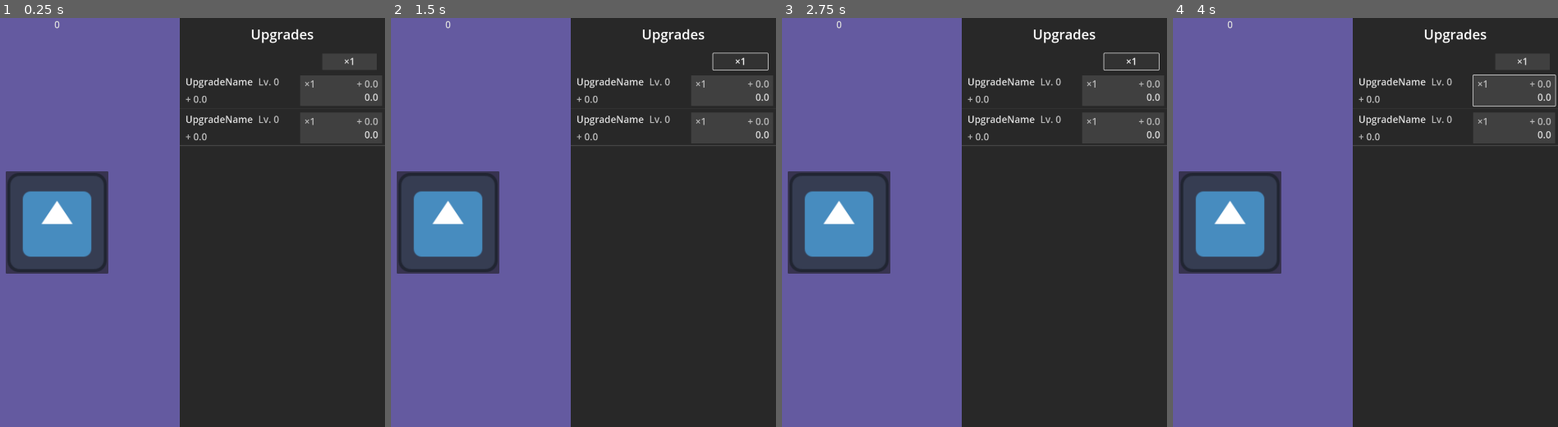
Above: before the commit, frames 1-4 (left to right).
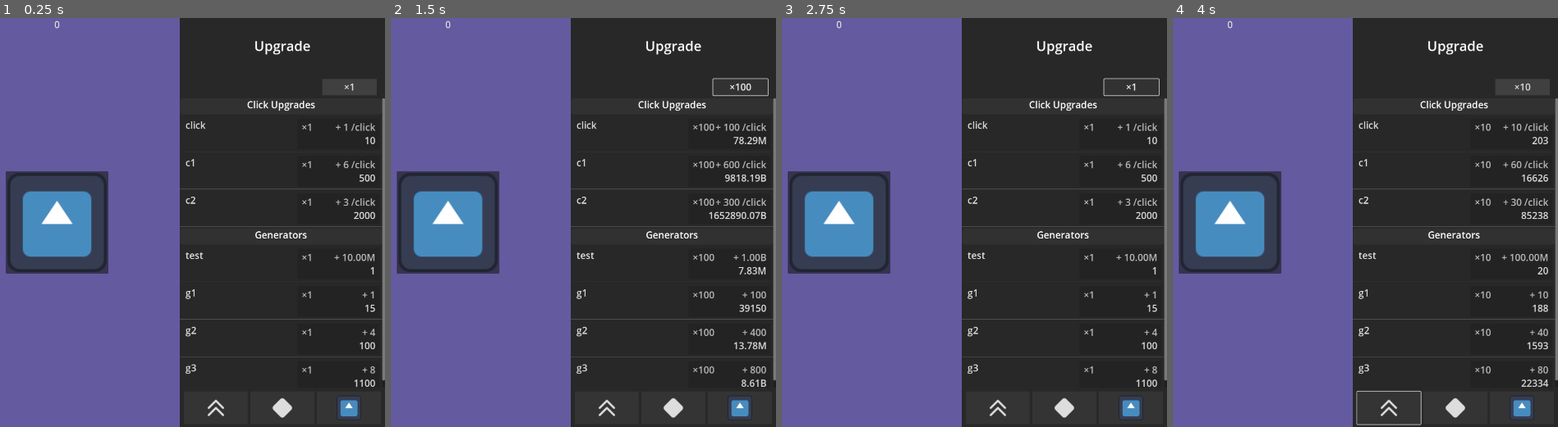
Above: after the commit, the same moments.

Repository: rwajm/godot-clicker
Game: Godot game, scene res://scenes/main.tscn
The game is run twice, just before and just after one commit, with the same random seed, the same clock (stepped at 60 frames per second) and the same inputs. The engine's default icon, where the game draws it, is replaced by a stand-in: a white triangle on a blue panel in a dark square.
Inputs (mouse positions are in pixels of both pictures, inside the frame that each line leads up to):
- Up to frame 1 (0.25 s): no input
- Up to frame 2 (1.5 s): click "×1" at 0.5 s; click "×1" (after the commit: "×10") at 1.25 s
- Up to frame 3 (2.75 s): click "×1" (after the commit: "×100") at 2 s
- Up to frame 4 (4 s): click (1515, 91) at 2.77 s; click (1388, 406) at 3.52 s

The runs differ from the first frame. In frame 1, 5.1% of the frame differs, in the area x 46-100%, y 2-99%; in frame 2, 5.9%; in frame 3, 5.3%; in frame 4, 5.6%.
Error before the commit: Invalid access to property or key 'pressed' on a base object of type 'null instance'. (res://scripts/ui/main.gd:17)

Commit message:
sidemenu 탭 구현을 위한 메뉴 씬 파일 분리
UpgradePanel(->SideMenu) 구조 변경
: UpgradeTitle(->Title) label을 제외한 나머지 내부 요소를 별개 씬으로 분리
탭 버튼 텍스처 에셋 추가

Diff:
--- /dev/null
+++ b/assets/generator.svg
@@ -0,0 +1,3 @@
+<svg xmlns="http://www.w3.org/2000/svg" width="60px" height="60px" viewBox="0 0 20 20">
+<g transform="translate(2, 2)"><path fill="#dddddd" d="M6.407.753L.75 6.409a2.25 2.25 0 000 3.182l5.657 5.657a2.25 2.25 0 003.182 0l5.657-5.657a2.25 2.25 0 000-3.182L9.589.753a2.25 2.25 0 00-3.182 0z" /></g>
+</svg>
--- /dev/null
+++ b/assets/upgrade.svg
@@ -0,0 +1,3 @@
+<svg xmlns="http://www.w3.org/2000/svg" width="60px" height="60px" viewBox="0 0 24 24">
+<g><path fill-rule="evenodd" clip-rule="evenodd" d="M12.7071 4.29289C12.5196 4.10536 12.2652 4 12 4C11.7348 4 11.4804 4.10536 11.2929 4.29289L4.29289 11.2929C3.90237 11.6834 3.90237 12.3166 4.29289 12.7071C4.68342 13.0976 5.31658 13.0976 5.70711 12.7071L12 6.41421L18.2929 12.7071C18.6834 13.0976 19.3166 13.0976 19.7071 12.7071C20.0976 12.3166 20.0976 11.6834 19.7071 11.2929L12.7071 4.29289ZM12.7071 11.2929C12.5196 11.1054 12.2652 11 12 11C11.7348 11 11.4804 11.1054 11.2929 11.2929L4.29289 18.2929C3.90237 18.6834 3.90237 19.3166 4.29289 19.7071C4.68342 20.0976 5.31658 20.0976 5.70711 19.7071L12 13.4142L18.2929 19.7071C18.6834 20.0976 19.3166 20.0976 19.7071 19.7071C20.0976 19.3166 20.0976 18.6834 19.7071 18.2929L12.7071 11.2929Z" fill="#dddddd"/></g>
+</svg>
--- a/scenes/main.tscn
+++ b/scenes/main.tscn
@@ -1,9 +1,27 @@
-[gd_scene load_steps=5 format=3 uid="uid://cqxtc6fkyicnd"]
+[gd_scene load_steps=14 format=3 uid="uid://cqxtc6fkyicnd"]
 
 [ext_resource type="PackedScene" uid="uid://bcdj31cplynon" path="res://scenes/clicker_button.tscn" id="1_o5qli"]
 [ext_resource type="Script" uid="uid://dqniknguuup5k" path="res://scripts/ui/main.gd" id="1_tbgi4"]
 [ext_resource type="LabelSettings" uid="uid://b64bdumv2qjo3" path="res://assets/label_settings_title.tres" id="2_sugp2"]
-[ext_resource type="PackedScene" uid="uid://ggpc7opdy8l6" path="res://scenes/side_menu.tscn" id="4_jyhfs"]
+[ext_resource type="PackedScene" uid="uid://ggpc7opdy8l6" path="res://scenes/sidemenu_generator.tscn" id="4_jyhfs"]
+[ext_resource type="StyleBox" uid="uid://cb6vdwcly8a7y" path="res://assets/style_box_flat_panel.tres" id="4_tefeu"]
+[ext_resource type="Texture2D" uid="uid://b7ks2sc0w81nh" path="res://icon.svg" id="6_tefeu"]
+[ext_resource type="Texture2D" uid="uid://c38pvrqw2snmq" path="res://assets/upgrade.svg" id="6_tipki"]
+[ext_resource type="Texture2D" uid="uid://tohgml2gkk1g" path="res://assets/generator.svg" id="7_85g3d"]
+
+[sub_resource type="StyleBoxFlat" id="StyleBoxFlat_choun"]
+content_margin_top = 54.0
+content_margin_bottom = 54.0
+bg_color = Color(0, 0, 0, 0)
+
+[sub_resource type="StyleBoxFlat" id="StyleBoxFlat_ya4ey"]
+bg_color = Color(0.25098, 0.25098, 0.25098, 0.501961)
+
+[sub_resource type="StyleBoxEmpty" id="StyleBoxEmpty_o6xl0"]
+
+[sub_resource type="StyleBoxEmpty" id="StyleBoxEmpty_tipki"]
+
+[sub_resource type="StyleBoxEmpty" id="StyleBoxEmpty_85g3d"]
 
 [node name="Main" type="Control"]
 layout_mode = 3
@@ -52,14 +70,127 @@
 
 [node name="CanvasLayer" type="CanvasLayer" parent="."]
 
-[node name="UpgradePanel" parent="CanvasLayer" instance=ExtResource("4_jyhfs")]
+[node name="SideMenu" type="PanelContainer" parent="CanvasLayer"]
 anchors_preset = 11
 anchor_left = 1.0
-anchor_top = 0.0
 anchor_right = 1.0
 anchor_bottom = 1.0
 offset_left = -600.0
-offset_top = 0.0
-offset_right = 0.0
-offset_bottom = 0.0
 grow_horizontal = 0
+grow_vertical = 2
+theme_override_styles/panel = ExtResource("4_tefeu")
+
+[node name="VBoxContainer" type="VBoxContainer" parent="CanvasLayer/SideMenu"]
+layout_mode = 2
+alignment = 1
+
+[node name="Title" type="Label" parent="CanvasLayer/SideMenu/VBoxContainer"]
+custom_minimum_size = Vector2(0, 120)
+layout_mode = 2
+size_flags_vertical = 1
+theme_override_font_sizes/font_size = 40
+theme_override_styles/normal = SubResource("StyleBoxFlat_choun")
+text = "Upgrade"
+horizontal_alignment = 1
+vertical_alignment = 1
+
+[node name="Menu" type="Control" parent="CanvasLayer/SideMenu/VBoxContainer"]
+layout_mode = 2
+size_flags_vertical = 3
+
+[node name="UpgradeControl" parent="CanvasLayer/SideMenu/VBoxContainer/Menu" instance=ExtResource("4_jyhfs")]
+layout_mode = 2
+anchors_preset = 0
+anchor_left = 0.0
+anchor_top = 0.0
+anchor_right = 0.0
+anchor_bottom = 0.0
+offset_left = 0.0
+offset_top = 4.0
+offset_right = 600.0
+offset_bottom = 917.0
+
+[node name="TabBar" type="MarginContainer" parent="CanvasLayer/SideMenu/VBoxContainer"]
+custom_minimum_size = Vector2(0, 112)
+layout_mode = 2
+size_flags_vertical = 8
+theme_override_constants/margin_left = 12
+theme_override_constants/margin_top = 8
+theme_override_constants/margin_right = 12
+theme_override_constants/margin_bottom = 8
+
+[node name="HBoxContainer" type="HBoxContainer" parent="CanvasLayer/SideMenu/VBoxContainer/TabBar"]
+layout_mode = 2
+theme_override_constants/separation = 8
+
+[node name="UpgradeButton" type="PanelContainer" parent="CanvasLayer/SideMenu/VBoxContainer/TabBar/HBoxContainer"]
+layout_mode = 2
+size_flags_horizontal = 3
+theme_override_styles/panel = SubResource("StyleBoxFlat_ya4ey")
+
+[node name="MarginContainer" type="MarginContainer" parent="CanvasLayer/SideMenu/VBoxContainer/TabBar/HBoxContainer/UpgradeButton"]
+layout_mode = 2
+theme_override_constants/margin_left = 16
+theme_override_constants/margin_top = 12
+theme_override_constants/margin_right = 16
+theme_override_constants/margin_bottom = 12
+
+[node name="TextureRect" type="TextureRect" parent="CanvasLayer/SideMenu/VBoxContainer/TabBar/HBoxContainer/UpgradeButton/MarginContainer"]
+layout_mode = 2
+texture = ExtResource("6_tipki")
+expand_mode = 1
+stretch_mode = 5
+
+[node name="Button" type="Button" parent="CanvasLayer/SideMenu/VBoxContainer/TabBar/HBoxContainer/UpgradeButton"]
+layout_mode = 2
+theme_override_styles/hover = SubResource("StyleBoxEmpty_o6xl0")
+theme_override_styles/pressed = SubResource("StyleBoxEmpty_tipki")
+theme_override_styles/normal = SubResource("StyleBoxEmpty_85g3d")
+
+[node name="GeneratorButton" type="PanelContainer" parent="CanvasLayer/SideMenu/VBoxContainer/TabBar/HBoxContainer"]
+layout_mode = 2
+size_flags_horizontal = 3
+theme_override_styles/panel = SubResource("StyleBoxFlat_ya4ey")
+
+[node name="MarginContainer" type="MarginContainer" parent="CanvasLayer/SideMenu/VBoxContainer/TabBar/HBoxContainer/GeneratorButton"]
+layout_mode = 2
+theme_override_constants/margin_left = 16
+theme_override_constants/margin_top = 12
+theme_override_constants/margin_right = 16
+theme_override_constants/margin_bottom = 12
+
+[node name="TextureRect" type="TextureRect" parent="CanvasLayer/SideMenu/VBoxContainer/TabBar/HBoxContainer/GeneratorButton/MarginContainer"]
+layout_mode = 2
+texture = ExtResource("7_85g3d")
+expand_mode = 1
+stretch_mode = 5
+
+[node name="Button" type="Button" parent="CanvasLayer/SideMenu/VBoxContainer/TabBar/HBoxContainer/GeneratorButton"]
+layout_mode = 2
+theme_override_styles/hover = SubResource("StyleBoxEmpty_o6xl0")
+theme_override_styles/pressed = SubResource("StyleBoxEmpty_tipki")
+theme_override_styles/normal = SubResource("StyleBoxEmpty_85g3d")
+
+[node name="SomethingButtonContainer3" type="PanelContainer" parent="CanvasLayer/SideMenu/VBoxContainer/TabBar/HBoxContainer"]
+layout_mode = 2
+size_flags_horizontal = 3
+theme_override_styles/panel = SubResource("StyleBoxFlat_ya4ey")
+
+[node name="MarginContainer" type="MarginContainer" parent="CanvasLayer/SideMenu/VBoxContainer/TabBar/HBoxContainer/SomethingButtonContainer3"]
+layout_mode = 2
+theme_override_constants/margin_left = 16
+theme_override_constants/margin_top = 12
+theme_override_constants/margin_right = 16
+theme_override_constants/margin_bottom = 12
+
+[node name="TextureRect" type="TextureRect" parent="CanvasLayer/SideMenu/VBoxContainer/TabBar/HBoxContainer/SomethingButtonContainer3/MarginContainer"]
+layout_mode = 2
+texture = ExtResource("6_tefeu")
+expand_mode = 1
+stretch_mode = 5
+
+[node name="Button" type="Button" parent="CanvasLayer/SideMenu/VBoxContainer/TabBar/HBoxContainer/SomethingButtonContainer3"]
+layout_mode = 2
+theme_override_styles/hover = SubResource("StyleBoxEmpty_o6xl0")
+theme_override_styles/pressed = SubResource("StyleBoxEmpty_tipki")
+theme_override_styles/normal = SubResource("StyleBoxEmpty_85g3d")
--- a/scenes/side_menu.tscn
+++ /dev/null
@@ -1,64 +0,0 @@
-[gd_scene load_steps=4 format=3 uid="uid://ggpc7opdy8l6"]
-
-[ext_resource type="StyleBox" uid="uid://cb6vdwcly8a7y" path="res://assets/style_box_flat_panel.tres" id="1_y5hwg"]
-[ext_resource type="StyleBox" uid="uid://dd2260bp2eese" path="res://assets/style_box_flat_button.tres" id="2_ciqnh"]
-[ext_resource type="PackedScene" uid="uid://df1oimf886234" path="res://scenes/upgrade_item.tscn" id="3_xr2uc"]
-
-[node name="UpgradePanel" type="PanelContainer"]
-custom_minimum_size = Vector2(600, 0)
-anchors_preset = 8
-anchor_left = 0.5
-anchor_top = 0.5
-anchor_right = 0.5
-anchor_bottom = 0.5
-offset_left = -300.0
-offset_top = -600.0
-offset_right = 300.0
-offset_bottom = 600.0
-grow_horizontal = 2
-grow_vertical = 2
-size_flags_vertical = 3
-theme_override_styles/panel = ExtResource("1_y5hwg")
-
-[node name="UpgradeVbox" type="VBoxContainer" parent="."]
-layout_mode = 2
-theme_override_constants/separation = 8
-
-[node name="UpgradeTitle" type="Label" parent="UpgradeVbox"]
-custom_minimum_size = Vector2(0, 96)
-layout_mode = 2
-size_flags_vertical = 1
-theme_override_font_sizes/font_size = 40
-text = "Upgrades"
-horizontal_alignment = 1
-vertical_alignment = 1
-
-[node name="MarginContainer" type="MarginContainer" parent="UpgradeVbox"]
-layout_mode = 2
-theme_override_constants/margin_right = 24
-
-[node name="QuantitySelectorButton" type="Button" parent="UpgradeVbox/MarginContainer"]
-custom_minimum_size = Vector2(160, 48)
-layout_mode = 2
-size_flags_horizontal = 8
-theme_override_font_sizes/font_size = 28
-theme_override_styles/normal = ExtResource("2_ciqnh")
-text = "×1"
-
-[node name="ScrollContainer" type="ScrollContainer" parent="UpgradeVbox"]
-layout_mode = 2
-size_flags_vertical = 3
-theme_override_styles/panel = ExtResource("1_y5hwg")
-
-[node name="VBoxContainer" type="VBoxContainer" parent="UpgradeVbox/ScrollContainer"]
-layout_mode = 2
-size_flags_horizontal = 3
-mouse_filter = 2
-
-[node name="AutoClickItem" parent="UpgradeVbox/ScrollContainer/VBoxContainer" instance=ExtResource("3_xr2uc")]
-layout_mode = 2
-script = null
-
-[node name="ClickPowerItem" parent="UpgradeVbox/ScrollContainer/VBoxContainer" instance=ExtResource("3_xr2uc")]
-layout_mode = 2
-script = null
--- /dev/null
+++ b/scenes/sidemenu_generator.gd
@@ -0,0 +1,75 @@
+extends Control
+
+@onready var quantity_selector = $UpgradeVbox/MarginContainer/QuantitySelectorButton
+@onready var upgrade_container = $UpgradeVbox/ScrollContainer/VBoxContainer
+
+var purchase_quantity = 1
+var purchase_quantities = [1, 10, 100]
+var current_quantity_index = 0
+
+func _ready():
+	quantity_selector.pressed.connect(_on_quantity_selector_pressed)
+	_setup_upgrade_items()
+
+func _setup_upgrade_items():
+	for child in upgrade_container.get_children():
+		child.queue_free()
+	await get_tree().process_frame
+
+	var upgrade_item_scene = preload("res://scenes/upgrade_item.tscn")
+
+	# 클릭 업그레이드
+	if not MineDefs.click_upgrades.is_empty():
+		_add_category_header("Click Upgrades")
+
+		var click_ids = MineDefs.click_upgrades.keys()
+		#click_ids.sort() #정렬(추후)
+
+		for upgrade_id in click_ids:
+			var upgrade_item = upgrade_item_scene.instantiate()
+			upgrade_container.add_child(upgrade_item)
+			upgrade_item.setup_upgrade(upgrade_id)
+			upgrade_item.set_purchase_quantity(purchase_quantity)
+
+	# 발전기
+	if not MineDefs.generators.is_empty():
+		_add_category_header("Generators")
+
+		var generator_ids = MineDefs.generators.keys()
+		#generator_ids.sort() #정렬(추후)
+
+		for generator_id in generator_ids:
+			var upgrade_item = upgrade_item_scene.instantiate()
+			upgrade_container.add_child(upgrade_item)
+			upgrade_item.setup_upgrade(generator_id)
+			upgrade_item.set_purchase_quantity(purchase_quantity)
+
+func _add_category_header(title: String):
+	var header = Label.new()
+	header.text = title
+	header.horizontal_alignment = HORIZONTAL_ALIGNMENT_CENTER
+	header.add_theme_font_size_override("font_size", 28)
+	header.add_theme_color_override("font_color", Color.WHITE)
+	header.custom_minimum_size.y = 48
+
+	var style_box = StyleBoxFlat.new()
+	style_box.bg_color = Color(0.2, 0.2, 0.2, 0.8)
+	style_box.corner_radius_top_left = 8
+	style_box.corner_radius_top_right = 8
+	style_box.corner_radius_bottom_left = 8
+	style_box.corner_radius_bottom_right = 8
+	header.add_theme_stylebox_override("normal", style_box)
+
+	upgrade_container.add_child(header)
+
+func _on_quantity_selector_pressed():
+	current_quantity_index = (current_quantity_index + 1) % purchase_quantities.size()
+	purchase_quantity = purchase_quantities[current_quantity_index]
+	quantity_selector.text = "×%d" % purchase_quantity
+
+	_update_all_upgrade_quantities()
+
+func _update_all_upgrade_quantities():
+	for child in upgrade_container.get_children():
+		if child.has_method("set_purchase_quantity"):
+			child.set_purchase_quantity(purchase_quantity)
--- /dev/null
+++ b/scenes/sidemenu_generator.tscn
@@ -0,0 +1,63 @@
+[gd_scene load_steps=4 format=3 uid="uid://ggpc7opdy8l6"]
+
+[ext_resource type="Script" uid="uid://cwqg1mme0eiew" path="res://scenes/sidemenu_generator.gd" id="1_8nasw"]
+[ext_resource type="StyleBox" uid="uid://dd2260bp2eese" path="res://assets/style_box_flat_button.tres" id="1_evdmh"]
+[ext_resource type="PackedScene" uid="uid://df1oimf886234" path="res://scenes/upgrade_item.tscn" id="2_8nasw"]
+
+[node name="UpgradeControl" type="Control"]
+custom_minimum_size = Vector2(600, 0)
+layout_mode = 3
+anchors_preset = 8
+anchor_left = 0.5
+anchor_top = 0.5
+anchor_right = 0.5
+anchor_bottom = 0.5
+offset_left = -300.0
+offset_top = -600.0
+offset_right = 300.0
+offset_bottom = 600.0
+grow_horizontal = 2
+grow_vertical = 2
+size_flags_horizontal = 3
+size_flags_vertical = 3
+script = ExtResource("1_8nasw")
+
+[node name="UpgradeVbox" type="VBoxContainer" parent="."]
+layout_mode = 1
+anchors_preset = 15
+anchor_right = 1.0
+anchor_bottom = 1.0
+grow_horizontal = 2
+grow_vertical = 2
+theme_override_constants/separation = 0
+
+[node name="MarginContainer" type="MarginContainer" parent="UpgradeVbox"]
+layout_mode = 2
+theme_override_constants/margin_top = 8
+theme_override_constants/margin_right = 24
+theme_override_constants/margin_bottom = 8
+
+[node name="QuantitySelectorButton" type="Button" parent="UpgradeVbox/MarginContainer"]
+custom_minimum_size = Vector2(160, 48)
+layout_mode = 2
+size_flags_horizontal = 8
+theme_override_font_sizes/font_size = 28
+theme_override_styles/normal = ExtResource("1_evdmh")
+text = "×1"
+
+[node name="ScrollContainer" type="ScrollContainer" parent="UpgradeVbox"]
+layout_mode = 2
+size_flags_vertical = 3
+
+[node name="VBoxContainer" type="VBoxContainer" parent="UpgradeVbox/ScrollContainer"]
+layout_mode = 2
+size_flags_horizontal = 3
+mouse_filter = 2
+
+[node name="Item1" parent="UpgradeVbox/ScrollContainer/VBoxContainer" instance=ExtResource("2_8nasw")]
+layout_mode = 2
+script = null
+
+[node name="Item2" parent="UpgradeVbox/ScrollContainer/VBoxContainer" instance=ExtResource("2_8nasw")]
+layout_mode = 2
+script = null
--- a/scripts/ui/main.gd
+++ b/scripts/ui/main.gd
@@ -2,73 +2,14 @@
 
 @onready var score_label = $ClickerControl/ScoreLabel
 @onready var income_label = $ClickerControl/ScoreLabel #추가예정
-@onready var quantity_selector = $CanvasLayer/UpgradePanel/UpgradeVbox/UpgradePanelContainer/VBoxContainer/QuantitySelectorButton
-@onready var upgrade_container = $CanvasLayer/UpgradePanel/UpgradeVbox/UpgradePanelContainer/VBoxContainer/ScrollContainer/VBoxContainer
 
 var click_feedback_scene = preload("res://scenes/click_feedback.tscn")
-
-var purchase_quantity = 1
-var purchase_quantities = [1, 10, 100]
-var current_quantity_index = 0
 
 func _ready():
 	EventBus.money_changed.connect(_on_money_changed)
 	EventBus.mine_clicked.connect(_on_mine_clicked)
-	quantity_selector.pressed.connect(_on_quantity_selector_pressed)
 
-	_setup_upgrade_items()
 	_update_score_display()
-
-func _setup_upgrade_items():
-	for child in upgrade_container.get_children():
-		child.queue_free()
-	await get_tree().process_frame
-
-	var upgrade_item_scene = preload("res://scenes/upgrade_item.tscn")
-
-	# 클릭
-	if not MineDefs.click_upgrades.is_empty():
-		_add_category_header("Click Upgrades")
-
-		var click_ids = MineDefs.click_upgrades.keys()
-		#click_ids.sort() #정렬(추후)
-
-		for upgrade_id in click_ids:
-			var upgrade_item = upgrade_item_scene.instantiate()
-			upgrade_container.add_child(upgrade_item)
-			upgrade_item.setup_upgrade(upgrade_id)
-			upgrade_item.set_purchase_quantity(purchase_quantity)
-
-	# 발전기
-	if not MineDefs.generators.is_empty():
-		_add_category_header("Generators")
-
-		var generator_ids = MineDefs.generators.keys()
-		#generator_ids.sort() #정렬(추후)
-
-		for generator_id in generator_ids:
-			var upgrade_item = upgrade_item_scene.instantiate()
-			upgrade_container.add_child(upgrade_item)
-			upgrade_item.setup_upgrade(generator_id)
-			upgrade_item.set_purchase_quantity(purchase_quantity)
-
-func _add_category_header(title: String):
-	var header = Label.new()
-	header.text = title
-	header.horizontal_alignment = HORIZONTAL_ALIGNMENT_CENTER
-	header.add_theme_font_size_override("font_size", 28)
-	header.add_theme_color_override("font_color", Color.WHITE)
-	header.custom_minimum_size.y = 48
-
-	var style_box = StyleBoxFlat.new()
-	style_box.bg_color = Color(0.2, 0.2, 0.2, 0.8)
-	style_box.corner_radius_top_left = 8
-	style_box.corner_radius_top_right = 8
-	style_box.corner_radius_bottom_left = 8
-	style_box.corner_radius_bottom_right = 8
-	header.add_theme_stylebox_override("normal", style_box)
-
-	upgrade_container.add_child(header)
 
 func _on_mine_clicked(amount: float):
 	_show_click_feedback(amount)
@@ -80,7 +21,6 @@
 	if score_label:
 		score_label.text = Utils.format_number(GameData.money)
 
-# 초당 수입(클릭 반영)
 func _on_income_changed(new_income: float):
 	_update_income_display()
 
@@ -93,22 +33,9 @@
 		else:
 			income_label.visible = false
 
-# 클릭 효과(클릭당 수입 표시)
 func _show_click_feedback(amount: float):
 	var mouse_position = get_global_mouse_position()
 
 	var feedback_effect = click_feedback_scene.instantiate()
 	add_child(feedback_effect)
 	feedback_effect.show_click_feedback(amount, mouse_position)
-
-func _on_quantity_selector_pressed():
-	current_quantity_index = (current_quantity_index + 1) % purchase_quantities.size()
-	purchase_quantity = purchase_quantities[current_quantity_index]
-	quantity_selector.text = "×%d" % purchase_quantity
-
-	_update_all_upgrade_quantities()
-
-func _update_all_upgrade_quantities():
-	for child in upgrade_container.get_children():
-		if child.has_method("set_purchase_quantity"):
-			child.set_purchase_quantity(purchase_quantity)
